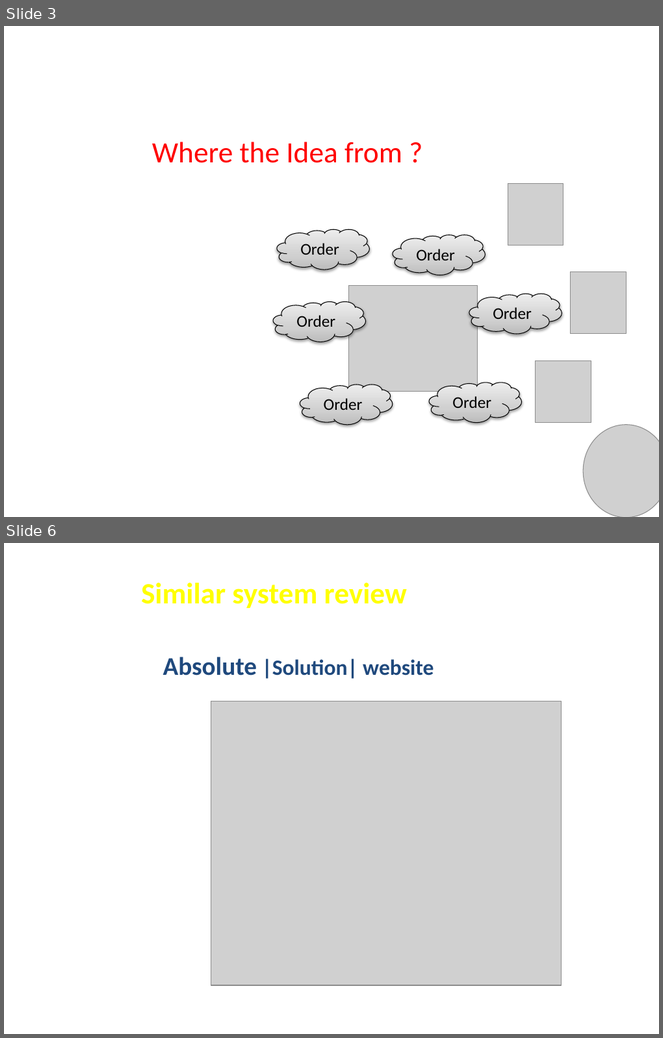
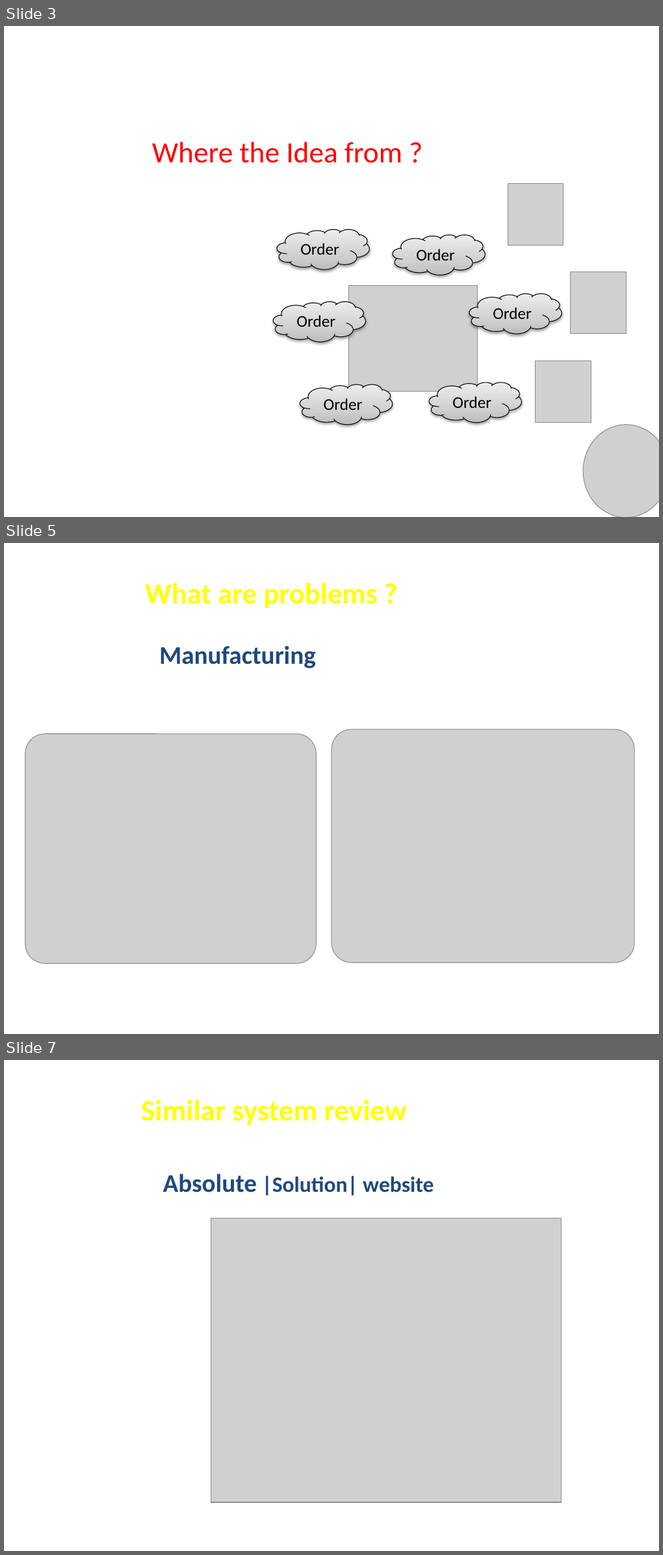
Before and after one commit to nofactor/Senior-Project, a slide deck: 2907.pptx. Shown one above the other, each under a label of ours: slides 3 and 6 before the commit, slides 3, 5 and 7 after it; the slides between them are not shown. The pictures are 663x1038 and 663x1555 pixels, drawn with LibreOffice and Linux fonts; fonts in the diff are those of the drawing; grey boxes stand for pictures; background and template pictures are left out. Boxes give left, top, right and bottom in pixels: in the first picture for what was removed or moved away, otherwise in the second. Text is boxed around its words. In the diff, an @@ line names an element or a change of style, - is before the commit and + after.

```diff
--- a/2907.pptx
+++ b/2907.pptx
@@ slide 5 added at (x1=4, y1=543, x2=659, y2=1034), background picture (left out) @@
@@ text added at (x1=145, y1=583, x2=377, y2=608), 32 pt, text #FFFF00, bold @@
+What are problems ?
@@ text added at (x1=159, y1=646, x2=316, y2=668), 28 pt, text #1F497D, bold @@
+Manufacturing
@@ picture added at (x1=25, y1=733, x2=316, y2=964) @@
@@ picture added at (x1=332, y1=730, x2=635, y2=963) @@
@@ what was slide 6 is now slide 7 @@
```
Also in this commit, not shown: 3 other slides added, 2 slides removed.
